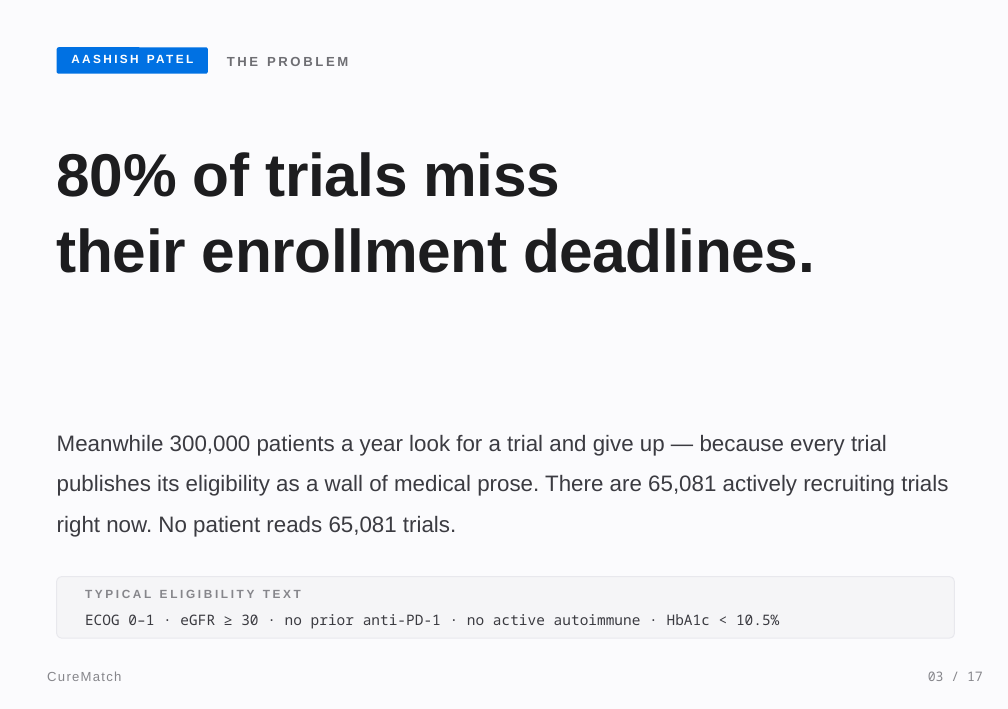
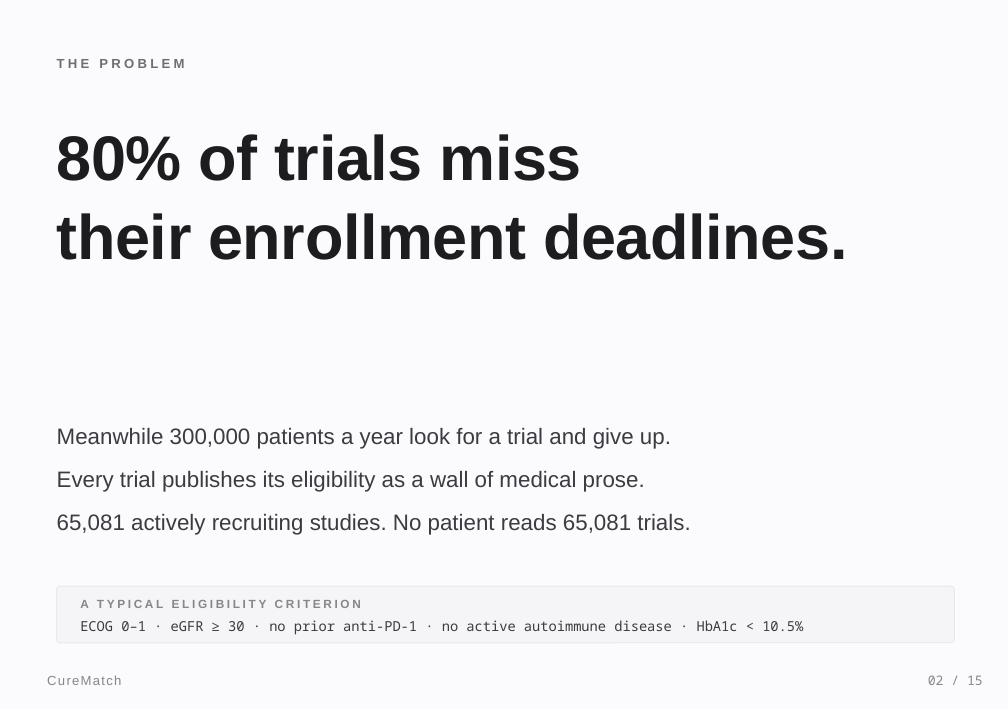
Before and after one commit to meetgajjarx07/curematch, a slide deck: slide 2 of CureMatch_Presentation.pptx (slide 3 before the commit). Drawn at 1008x709 pixels with LibreOffice and Linux fonts; fonts in the diff are those of the drawing. Boxes give left, top, right and bottom in pixels: in the first picture for what was removed or moved away, otherwise in the second. Text is boxed around its words. In the diff, an @@ line names an element or a change of style, - is before the commit and + after.

```diff
--- a/CureMatch_Presentation.pptx
+++ b/CureMatch_Presentation.pptx
@@ text "THE PROBLEM": place and size @@
-text "THE PROBLEM" at bbox=[227, 57, 348, 66]
+text "THE PROBLEM" at bbox=[57, 59, 184, 68]
@@ text "THE PROBLEM" at bbox=[57, 59, 184, 68]: letter spacing 2 to 2.5 pt; line spacing 1.15 to 1.2; vertical alignment middle to top @@
@@ rounded rectangle removed at bbox=[57, 47, 208, 74] @@
@@ text removed at bbox=[57, 49, 208, 74] @@
-AASHISH PATEL
@@ text "80% of trials miss": place and size @@
-text "80% of trials miss" at bbox=[57, 152, 815, 273]
+text "80% of trials miss" at bbox=[57, 134, 847, 260]
@@ text "80% of trials miss" at bbox=[57, 134, 847, 260]: size 46 to 48 pt @@
@@ text at bbox=[57, 428, 690, 535]: text changed @@
-Meanwhile 300,000 patients a year look for a trial and give up — because every trial publishes its eligibility as a wall of medical prose. There are 65,081 actively recruiting trials right now. No patient reads 65,081 trials.
+Meanwhile 300,000 patients a year look for a trial and give up.
+Every trial publishes its eligibility as a wall of medical prose.
+65,081 actively recruiting studies. No patient reads 65,081 trials.
@@ rounded rectangle: place and size @@
-rounded rectangle at bbox=[57, 576, 954, 638]
+rounded rectangle at bbox=[57, 586, 954, 642]
@@ rounded rectangle at bbox=[57, 586, 954, 642]: proportions changed @@
@@ text at bbox=[80, 620, 803, 635]: text changed; size 11 to 10.5 pt @@
-ECOG 0–1 · eGFR ≥ 30 · no prior anti-PD-1 · no active autoimmune · HbA1c < 10.5%
+ECOG 0–1 · eGFR ≥ 30 · no prior anti-PD-1 · no active autoimmune disease · HbA1c < 10.5%
@@ text at bbox=[80, 600, 361, 608]: text changed @@
-TYPICAL ELIGIBILITY TEXT
+A TYPICAL ELIGIBILITY CRITERION
@@ text "CureMatch" at bbox=[47, 675, 121, 685]: line spacing 1.15 to 1.2 @@
@@ text removed at bbox=[928, 671, 983, 681] @@
-03 / 17
@@ text added at bbox=[928, 675, 983, 685], 10 pt, text #86868B @@
+02 / 15
```
Also in this commit, not shown: 8 other slides changed, 6 slides added, 8 slides removed, 2 other files.
